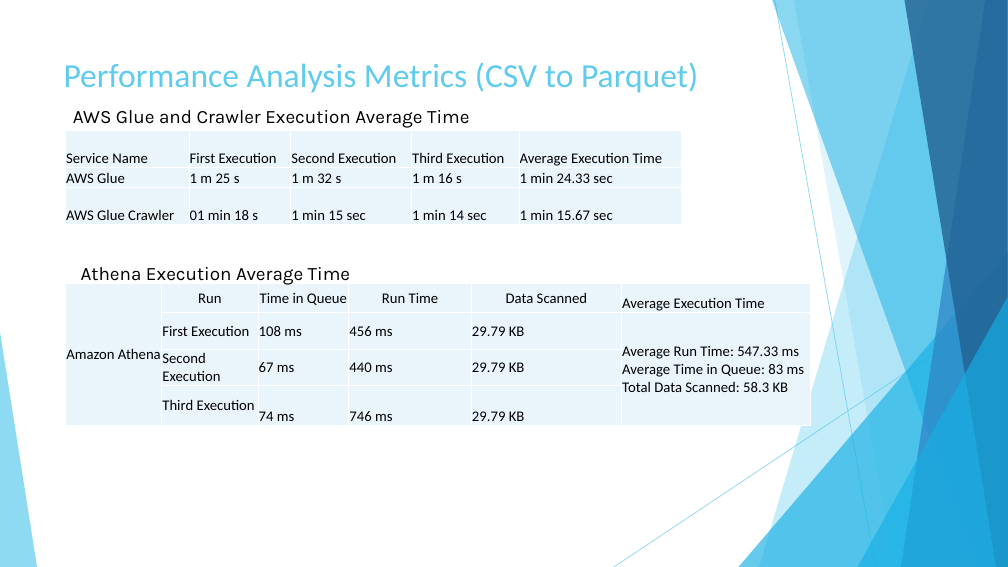
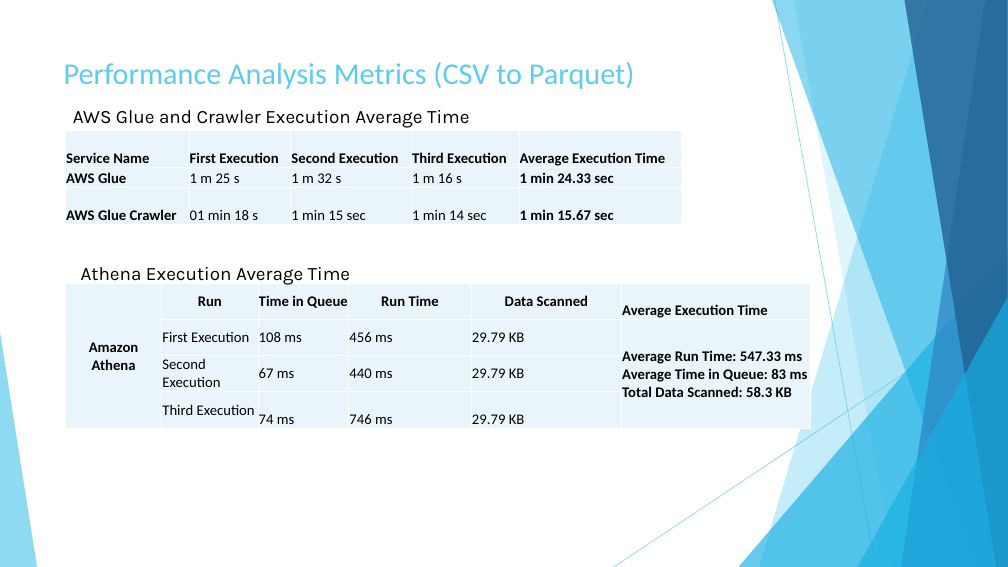
Before and after one commit to rdinesh808/Data_Lake_Construction_and_Querying_With_PySpark, a slide deck: slide 6 of Data_Lake_Construction_and_Querying_With_PySpark.pptx. Drawn at 1008x567 pixels with LibreOffice and Linux fonts; fonts in the diff are those of the drawing. Boxes give left, top, right and bottom in pixels: in the first picture for what was removed or moved away, otherwise in the second. Text is boxed around its words. In the diff, an @@ line names an element or a change of style, - is before the commit and + after.

```diff
--- a/Data_Lake_Construction_and_Querying_With_PySpark.pptx
+++ b/Data_Lake_Construction_and_Querying_With_PySpark.pptx
@@ title "Performance Analysis Metrics (CSV to ..." at (64, 62, 635, 89): size 32 to 28.8 pt @@
@@ table at (66, 131, 682, 225) @@
@@ bold on in "Service Name", "First Execution", "Second Execution", "Third Execution" and 5 more places @@
@@ table at (66, 284, 811, 428) @@
@@ bold on in "Amazon Athena", "Run", "Time in Queue", "Run Time" and 3 more places @@
```
Also in this commit, not shown: 7 other slides changed, 1 slide added, 1 other file.
